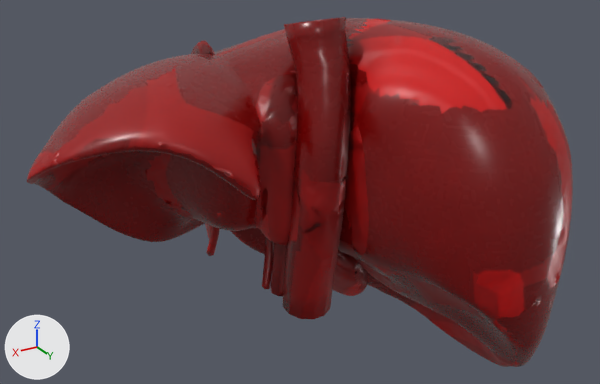
Renders of the glTF model public/3d/modeli/organi-3d/jetra-telefon.glb from each side of a commit.
Before and after are seen from a 50 mm camera at (0.161, 0.271, 0.149) aimed at (-0.004, -0.003, 0.012). Lighting does not change. The marker at lower left points along +X, +Y and +Z. The older version comes first. Where no turn or scale is listed for an object, it has been applied to the vertices. Vertices at exactly the same position are counted once.

Objects in the first picture: 'Caudate lobe of liver (lastno)', 'Gallbladder', 'Hepatic portal vein and branches (lastno)', 'Inferior vena cava (lastno)', 'Left lobe of liver (lastno)', 'Quadrate lobe of liver (lastno)', 'Right lobe of liver (lastno)', 'Round ligament of liver (lastno)' and 2 more.
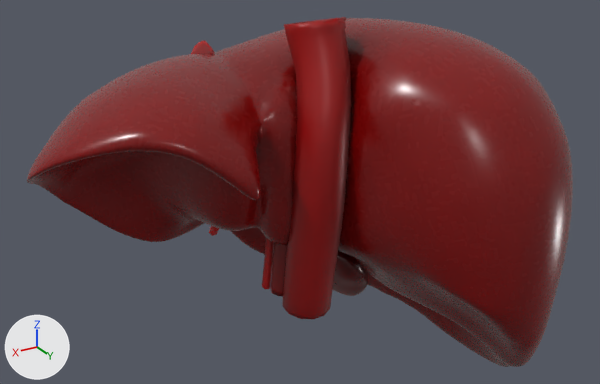
Where the newer file only moved an object's origin or applied its transform, the numbers keep the older frame.

Changed parts and their boxes (x1, y1, x2, y2) in the pictures (600 x 384 px; the box of a moved part takes in the faces that stretch with it):
'Round ligament of liver (lastno)', reshaped: before (206, 226, 220, 256); after (209, 226, 219, 236)
part 1 of me_liver_025, surface changed: (256, 74, 357, 258) in both
part 2 of me_liver_025, recoloured: (345, 196, 357, 258) in both
part 3 of me_ivc_003, surface changed: (283, 17, 351, 317) in both
part 4 of me_ivc_003, recoloured: (338, 143, 349, 210) in both
part 5 of me_liver_023, surface changed: (27, 54, 261, 229) in both
part 6 of me_liver_024, deleted (red): before (345, 125, 369, 258)
part 7 of me_liver_022, moved or reshaped: before (349, 118, 380, 261); after (345, 118, 380, 259)
part 8 of me_liver_022, surface changed: (214, 18, 573, 367) in both
part 9 of me_obla_003, moved or reshaped: before (206, 226, 220, 256); after (209, 226, 219, 236)
part 10 of me_obla_003, recoloured: before (207, 226, 220, 253); after (209, 226, 219, 235)

What changed in the scene script:
```text
Change me_liver_025:
    remove me_liver_025.from_pydata(...)  # 1707 vertices, 3410 faces; spans x -0.0245..0.0234, y -0.0119..0.027, z -0.0168..0.0643
    add me_liver_025.from_pydata(...)  # 1677 vertices, 3350 faces; spans x -0.0245..0.0234, y -0.0119..0.027, z -0.0168..0.0643
    me_liver_025 part 1: 3314 kept faces spanning x -0.0245..0.0234, y -0.0119..0.027, z -0.0168..0.0643 get new texture (UV) coordinates
    me_liver_025 part 2: 138 kept faces spanning x -0.0205..-0.0078, y 0.0163..0.027, z -0.0148..0.0355 get new vertex colours; the middle colour goes from red #ca0000 to red #d30000
    edits to the shape of me_liver_025 do not show in these pictures
Change me_ivc_003:
    where me_ivc_003.from_pydata(...)  # 264 vertices, 528 faces; spans x -0.016..0.011, y -0.0055..0.0291, z -0.0372..0.0868
    me_ivc_003 part 3: 520 kept faces spanning x -0.016..0.011, y -0.0055..0.0291, z -0.0372..0.0868 get new texture (UV) coordinates
    me_ivc_003 part 4: 25 kept faces spanning x -0.0123..0.0104, y -0.0019..0.029, z -0.0369..0.056 get new vertex colours; the middle colour goes from red #ab0000 to red #b20000
Change me_liver_023:
    where me_liver_023.from_pydata(...)  # 3084 vertices, 6164 faces; spans x 0.0104..0.103, y -0.0679..0.0369, z -0.0234..0.0681
    me_liver_023 part 5: 6152 kept faces spanning x 0.0104..0.103, y -0.0679..0.0369, z -0.0234..0.0681 get new texture (UV) coordinates
Change me_liver_024:
    remove me_liver_024.from_pydata(...)  # 1321 vertices, 2638 faces; spans x -0.0394..0.0197, y -0.0591..0.0358, z -0.0544..0.0494
    add me_liver_024.from_pydata(...)  # 1066 vertices, 2132 faces; spans x -0.0394..0.0197, y -0.0591..0.0045, z -0.0544..0.0238
    me_liver_024 part 6: the loose piece of 257 vertices spanning x -0.0175..-0.0071, y 0.0161..0.0358, z -0.0133..0.0494 is deleted
    other edits to the shape of me_liver_024 do not show in these pictures
Change me_liver_022:
    remove me_liver_022.from_pydata(...)  # 5322 vertices, 10640 faces; spans x -0.103..0.023, y -0.068..0.085, z -0.087..0.079
    add me_liver_022.from_pydata(...)  # 5378 vertices, 10752 faces; spans x -0.103..0.023, y -0.068..0.085, z -0.087..0.079
    me_liver_022 part 7: 4 vertices moved from x -0.029..-0.01, y -0.011..0.035, z -0.023..0.036 to x -0.029..-0.009, y -0.011..0.033, z -0.023..0.036; 94 vertices removed from x -0.029..-0.008, y -0.01..0.036, z -0.023..0.049; 148 vertices added at x -0.029..-0.007, y -0.011..0.035, z -0.023..0.048
    me_liver_022 part 8: 9368 kept faces spanning x -0.103..0.023, y -0.068..0.085, z -0.087..0.079 get new texture (UV) coordinates
    other edits to the shape of me_liver_022 do not show in these pictures
Change me_obla_003:
    remove me_obla_003.from_pydata(...)  # 86 vertices, 168 faces; spans x 0.0051..0.0135, y -0.0748..-0.0478, z -0.0462..-0.0097
    add me_obla_003.from_pydata(...)  # 86 vertices, 168 faces; spans x 0.0072..0.0135, y -0.0657..-0.0478, z -0.0306..-0.0097
    me_obla_003 part 9: 67 of 86 vertices moved; they spanned x 0.0051..0.0128, y -0.0748..-0.0545, z -0.0462..-0.0181 and now span x 0.0072..0.0129, y -0.0657..-0.0543, z -0.0306..-0.0175; mean shift (0.0011, 0.005, 0.0087); largest move (0.0081, -0.0748, -0.0439) -> (0.0102, -0.0657, -0.028)
    me_obla_003 part 10: 110 kept faces spanning x 0.0072..0.0133, y -0.0657..-0.0504, z -0.0306..-0.0124 get new vertex colours; the middle colour goes from red #e40000 to red #e20000
```
